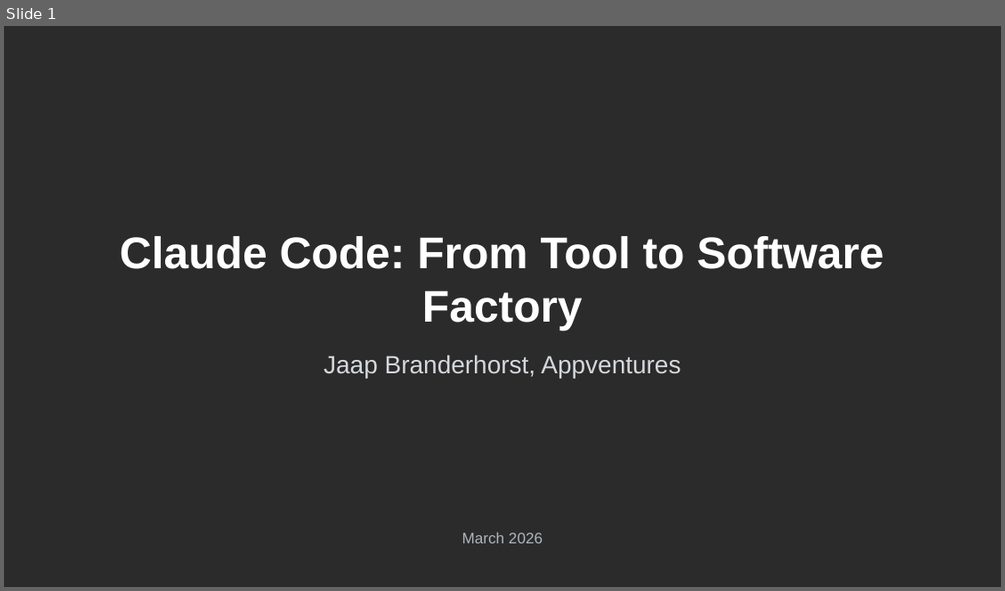
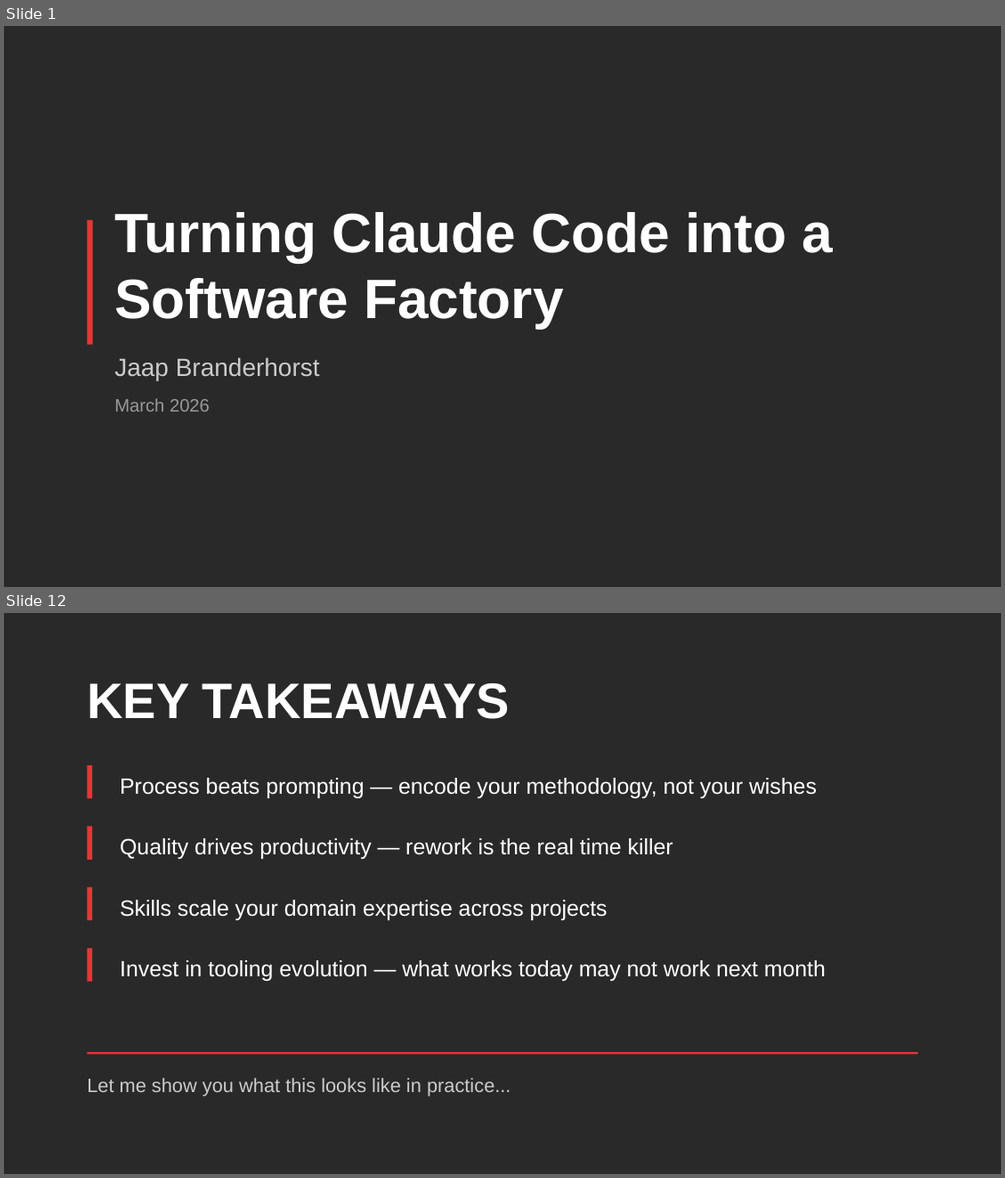
Before and after one commit to SalesforceRocks/python-demo, a slide deck: presentation.pptx. Shown one above the other, each under a label of ours: slide 1 before the commit, slides 1 and 12 after it; the slides between them are not shown. The pictures are 1005x591 and 1005x1178 pixels, drawn with LibreOffice and Linux fonts; fonts in the diff are those of the drawing; background and template pictures are left out; a plain dark background stands for a picture behind light text. Boxes give left, top, right and bottom in pixels: in the first picture for what was removed or moved away, otherwise in the second. Text is boxed around its words. In the diff, an @@ line names an element or a change of style, - is before the commit and + after.

```diff
--- a/presentation.pptx
+++ b/presentation.pptx
@@ slide 12 added at (x1=4, y1=613, x2=1001, y2=1174), background #292929 @@
@@ text added at (x1=87, y1=683, x2=510, y2=719), 36 pt, text #FFFFFF, bold @@
+KEY TAKEAWAYS
@@ line added from (89, 765) to (89, 798), #E33737 3.75 pt @@
@@ text added at (x1=120, y1=778, x2=817, y2=798), 16 pt, text #FFFFFF @@
+Process beats prompting — encode your methodology, not your wishes
@@ line added from (89, 827) to (89, 860), #E33737 3.75 pt @@
@@ text added at (x1=120, y1=838, x2=673, y2=859), 16 pt, text #FFFFFF @@
+Quality drives productivity — rework is the real time killer
@@ line added from (89, 887) to (89, 920), #E33737 3.75 pt @@
@@ text added at (x1=120, y1=900, x2=607, y2=920), 16 pt, text #FFFFFF @@
+Skills scale your domain expertise across projects
@@ line added from (89, 948) to (89, 981), #E33737 3.75 pt @@
@@ text added at (x1=120, y1=960, x2=825, y2=981), 16 pt, text #FFFFFF @@
+Invest in tooling evolution — what works today may not work next month
@@ line added from (87, 1053) to (918, 1053), #E33737 1.5 pt @@
@@ text added at (x1=87, y1=1078, x2=511, y2=1096), 14 pt, text #CCCBCB @@
+Let me show you what this looks like in practice...
@@ slide 1 changed as well @@
@@ background picture (left out) to #292929 @@
@@ text at (x1=114, y1=212, x2=833, y2=328): text changed; size 32 to 40 pt @@
-Claude Code: From Tool to Software Factory
+Turning Claude Code into a Software Factory
@@ rectangle added at (x1=87, y1=219, x2=93, y2=344), fill #E33737 @@
@@ text at (x1=114, y1=357, x2=320, y2=380): text changed; text colour #D5D8DC to #CCCBCB @@
-Jaap Branderhorst, Appventures
+Jaap Branderhorst
@@ text "March 2026" moved from (x1=462, y1=532, x2=542, y2=543) to (x1=114, y1=398, x2=210, y2=411) @@
@@ text "March 2026" at (x1=114, y1=398, x2=210, y2=411): size 11 to 13 pt, text colour #AEB6BF to #999999; alignment centre to left @@
```
Also in this commit, not shown: 10 other slides added, 27 slides removed, 18 other files.
